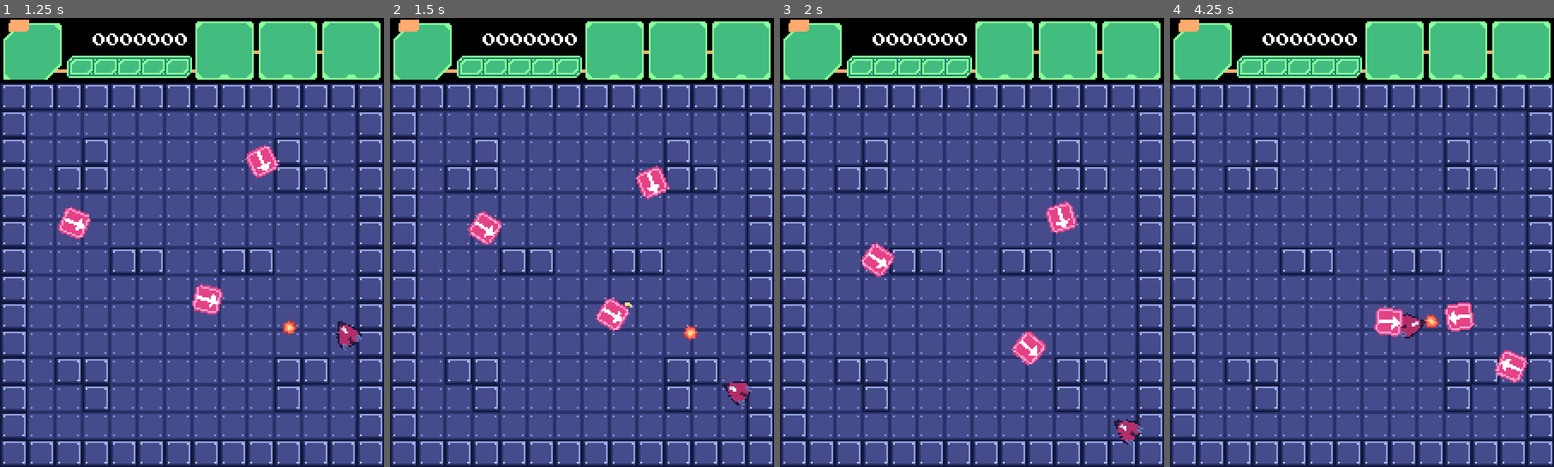
Above: before the commit, frames 1-4 (left to right).
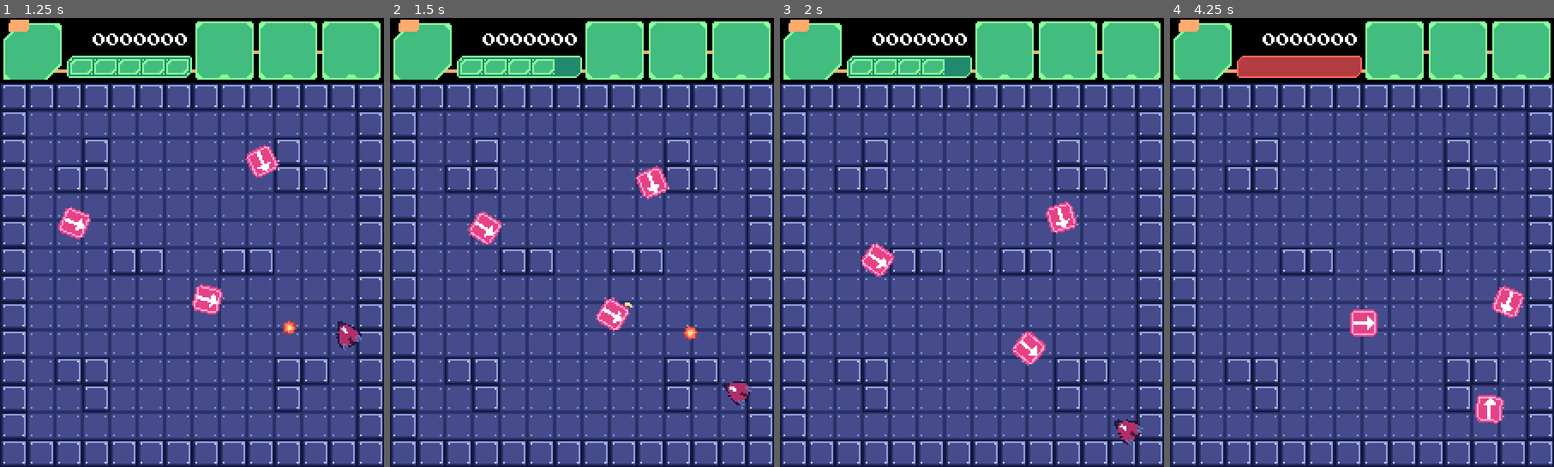
Above: after the commit, the same moments.

Repository: andresTapari/Haha-Woo-
Game: Godot game, scene res://scenes/lvl/dev_lvl.tscn
The game is run twice, just before and just after one commit, with the same random seed, the same clock (stepped at 60 frames per second) and the same inputs.
Inputs (mouse positions are in pixels of both pictures, inside the frame that each line leads up to):
- Up to frame 1 (1.25 s): move the mouse to (276, 220) at 0.52 s; press the mouse at (276, 220) at 0.53 s; hold Right (ui_right) from 0.53 s (still down)
- Up to frame 2 (1.5 s): move the mouse to (505, 264) at 1.27 s; release Right (ui_right) at 1.28 s; release the mouse at (505, 264) at 1.28 s; hold Down (ui_down) from 1.28 s (still down); click (505, 264) at 1.35 s
- Up to frame 3 (2 s): keep holding Down (ui_down)
- Up to frame 4 (4.25 s): move the mouse to (1400, 143) at 2.02 s; release Down (ui_down) at 2.03 s; press the mouse at (1400, 143) at 2.03 s; hold Right (ui_right) 2.03-2.78 s; move the mouse to (1342, 332) at 2.77 s; release the mouse at (1342, 332) at 2.78 s; hold Up (ui_up) 2.78-3.53 s; click (1342, 332) at 2.85 s; move the mouse to (1477, 309) at 3.52 s; press the mouse at (1477, 309) at 3.53 s; hold Left (ui_left) from 3.53 s (still down)

Frame 1 is identical in both runs. In frame 2, 0.2% of the frame differs, in the area x 43-50%, y 9-13%; in frame 3, 0.2%; in frame 4, 4.4%, in the area x 17-94%, y 8-91%.

Commit message:
Actualizar dev_lvl.tscn, uiHeadder.tscn y 5 más archivos...

Diff:
--- a/scenes/lvl/dev_lvl.tscn
+++ b/scenes/lvl/dev_lvl.tscn
@@ -1,11 +1,13 @@
-[gd_scene load_steps=5 format=3 uid="uid://cwk8gql0c6kxu"]
+[gd_scene load_steps=6 format=3 uid="uid://cwk8gql0c6kxu"]
 
+[ext_resource type="Script" path="res://scripts/lvl/dev_lvl.gd" id="1_xnij3"]
 [ext_resource type="PackedScene" uid="uid://n4udfh4drfim" path="res://scenes/enemys/movile_enemy/movil_enemy.tscn" id="2_caoql"]
 [ext_resource type="TileSet" uid="uid://bvlqh8c07tj21" path="res://assets/res/tile_set.tres" id="2_ddauc"]
 [ext_resource type="PackedScene" uid="uid://od6yx3hynn6k" path="res://scenes/player/player.tscn" id="3_gamo2"]
 [ext_resource type="PackedScene" uid="uid://75unjbos3vci" path="res://scenes/ui/uiHeadder.tscn" id="3_j8qqq"]
 
 [node name="dev_lvl" type="Node2D"]
+script = ExtResource("1_xnij3")
 
 [node name="TileMap" type="TileMap" parent="."]
 texture_filter = 3
@@ -15,10 +17,9 @@
 layer_0/tile_data = PackedInt32Array(0, 65538, 0, 1, 65538, 0, 2, 65538, 0, 3, 65538, 0, 4, 65538, 0, 5, 65538, 0, 6, 6 …(2853 unchanged characters)…
 
 [node name="Player" parent="." instance=ExtResource("3_gamo2")]
+unique_name_in_owner = true
 position = Vector2(88, 184)
 rotation = -1.57079
-
-[node name="Control" parent="." instance=ExtResource("3_j8qqq")]
 
 [node name="movil_enemy" parent="." instance=ExtResource("2_caoql")]
 position = Vector2(39, 78)
@@ -31,3 +32,7 @@
 [node name="movil_enemy3" parent="." instance=ExtResource("2_caoql")]
 position = Vector2(104, 110)
 player_path = NodePath("../Player")
+
+[node name="Control" parent="." instance=ExtResource("3_j8qqq")]
+
+[connection signal="update_health_value_ui" from="Player" to="Control" method="_on_player_update_health_value_ui"]
--- a/scenes/ui/uiHeadder.tscn
+++ b/scenes/ui/uiHeadder.tscn
@@ -1,5 +1,6 @@
-[gd_scene load_steps=7 format=3 uid="uid://75unjbos3vci"]
+[gd_scene load_steps=8 format=3 uid="uid://75unjbos3vci"]
 
+[ext_resource type="Script" path="res://scripts/ui/ui.gd" id="1_6xwfv"]
 [ext_resource type="Texture2D" uid="uid://bjflp8uflqbsv" path="res://assets/aseprite/ui/header.png" id="1_ld1tm"]
 [ext_resource type="Texture2D" uid="uid://ffdxync8l3a5" path="res://assets/aseprite/ui/facebox_placeholder.png" id="2_trjru"]
 [ext_resource type="Texture2D" uid="uid://bc8urgtidltbq" path="res://assets/aseprite/ui/Special_place_holder.png" id="3_yop3i"]
@@ -10,13 +11,14 @@
 default_font = ExtResource("7_dqthh")
 default_font_size = 10
 
-[node name="Control" type="Control"]
+[node name="UiHeader" type="Control"]
 layout_mode = 3
 anchors_preset = 15
 anchor_right = 1.0
 anchor_bottom = 1.0
 grow_horizontal = 2
 grow_vertical = 2
+script = ExtResource("1_6xwfv")
 
 [node name="Fondo" type="TextureRect" parent="."]
 texture_filter = 1
--- a/scripts/enemys/enemey_bullet.gd
+++ b/scripts/enemys/enemey_bullet.gd
@@ -9,5 +9,5 @@
 	if body.is_in_group("enemy"):
 		return
 	if body.is_in_group("player"):
-		pass
+		body.hurt()
 	queue_free()
--- a/scripts/enemys/movil_enemy.gd
+++ b/scripts/enemys/movil_enemy.gd
@@ -28,6 +28,11 @@
 	navigation_agent.target_position = target_pos
 
 func _physics_process(delta) -> void:
+	if not is_instance_valid(player):
+		# Si player no existe
+		# sale
+		return
+
 	# Orientamos el personaje:
 	$Icon.look_at(player.global_position)
 	$Icon.rotation += PI/2
@@ -53,6 +58,10 @@
 	get_parent().add_child(b)
 	$CadenceTimer.start()
 
+func hurt() -> void:
+
+	pass
+
 func _on_cadence_timer_timeout():
 	shoot_en = true
 
--- /dev/null
+++ b/scripts/lvl/dev_lvl.gd
@@ -0,0 +1,15 @@
+extends Node2D
+
+
+# Called when the node enters the scene tree for the first time.
+func _ready():
+	pass
+
+
+# Called every frame. 'delta' is the elapsed time since the previous frame.
+func _process(delta):
+	pass
+
+
+func _on_player_update_health_value_ui(current_health):
+	pass # Replace with function body.
--- a/scripts/player/player.gd
+++ b/scripts/player/player.gd
@@ -1,9 +1,12 @@
 extends CharacterBody2D
+
+signal update_health_value_ui(current_health)
 
 const VELOCIDAD: int = 10000
 var BULLET = preload("res://scenes/player/bullet.tscn")
 var direccion: Vector2 = Vector2.ZERO
 var muzzle_counter: int = 0
+var health = 5
 
 func _physics_process(delta: float) -> void:
 	direccion = Vector2.ZERO
@@ -43,3 +46,9 @@
 	muzzle_counter +=1
 	if muzzle_counter >2:
 		muzzle_counter = 0
+
+func hurt(damage: int = 1) -> void:
+	health -= damage
+	emit_signal("update_health_value_ui", health)
+	if health <= 0:
+		queue_free()
--- /dev/null
+++ b/scripts/ui/ui.gd
@@ -0,0 +1,15 @@
+extends Control
+
+
+# Called when the node enters the scene tree for the first time.
+func _ready():
+	pass # Replace with function body.
+
+
+# Called every frame. 'delta' is the elapsed time since the previous frame.
+func _process(delta):
+	pass
+
+
+func _on_player_update_health_value_ui(current_health):
+	$healthBar.update_draw(current_health)
